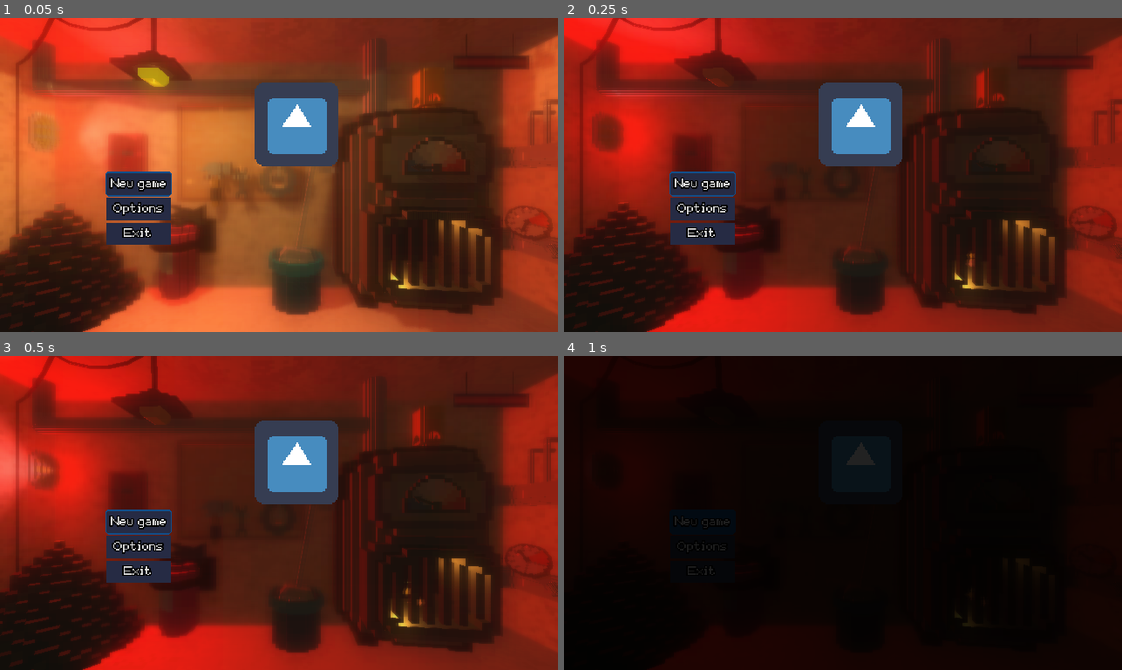
Above: before the commit, frames 1-4 (two rows, left to right).
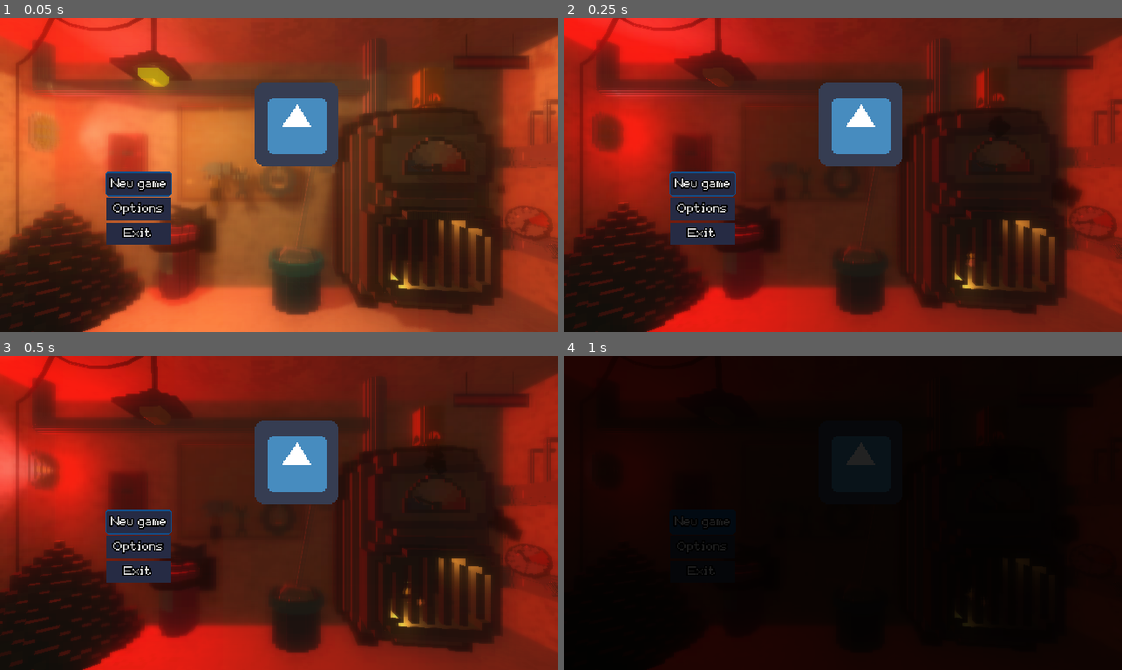
Above: after the commit, the same moments.

Repository: Teanan/ludumdare51
Game: Godot game, scene res://MainMenu/BackgroundMainMenu.tscn
The game is run twice, just before and just after one commit, with the same random seed, the same clock (stepped at 60 frames per second) and the same inputs. The engine's default icon, where the game draws it, is replaced by a stand-in: a white triangle on a blue panel in a dark square. Sound files missing from this copy of the repository are replaced by a short silence.
Inputs:
- Up to frame 1 (0.05 s): no input
- Up to frame 2 (0.25 s): no input
- Up to frame 3 (0.5 s): no input
- Up to frame 4 (1 s): click "New game" at 0.5 s

The runs differ from the first frame. In frame 1, less than 0.1% of the frame differs, in the area x 89-91%, y 53-56%; in frame 2, 0.4%; in frame 3, 0.4%, in the area x 87-94%, y 48-60%; in frame 4, less than 0.1%.

Commit message:
Add smoke to faulty gauges

Diff:
--- a/Events/PressureGauge.gd
+++ b/Events/PressureGauge.gd
@@ -2,6 +2,7 @@
 
 onready var RoomScene = $"../.."
 onready var Gauge = $"../../Boilerco/LargeGauge"
+onready var particles = $"../../Boilerco/LargeGauge/FireParticles/CPUParticles"
 
 export (String) var ActionTool = "Hammer"
 
@@ -15,11 +16,13 @@
 func trigger_event():
 	progress = 0
 	self.input_ray_pickable = true
+	particles.emitting = true
 	Gauge.BUGGED = true
 	print("broken gauge!")
 
 func clear_event():
 	self.input_ray_pickable = false
+	particles.emitting = false
 	$ToolIcon.visible = false
 	Gauge.BUGGED = false
 	$ActionTimer.stop()
--- a/Events/TempGauge.gd
+++ b/Events/TempGauge.gd
@@ -2,6 +2,7 @@
 
 onready var RoomScene = $"../.."
 onready var Gauge = $"../../Boilerco/BoilerAssembly/boiler/Gauge"
+onready var particles = $"../../Boilerco/BoilerAssembly/boiler/Gauge/FireParticles/CPUParticles"
 
 export (String) var ActionTool = "Hammer"
 
@@ -15,11 +16,13 @@
 func trigger_event():
 	progress = 0
 	self.input_ray_pickable = true
+	particles.emitting = true
 	Gauge.BUGGED = true
 	print("broken gauge!")
 
 func clear_event():
 	self.input_ray_pickable = false
+	particles.emitting = false
 	$ToolIcon.visible = false
 	Gauge.BUGGED = false
 	$ActionTimer.stop()
--- a/Levels/BoilerRoom.tscn
+++ b/Levels/BoilerRoom.tscn
@@ -230,6 +230,9 @@
 [node name="ToolIcon" parent="Boilerco/LargeGauge" index="2"]
 transform = Transform( 0.341935, 0.203739, -0.039647, -0.206791, 0.340967, -0.0312966, 0.0178552, 0.04725, 0.396798, 0.283183, 0.656452, 0.453961 )
 
+[node name="FireParticles" parent="Boilerco/LargeGauge" index="4"]
+transform = Transform( 0.118723, 0.0901373, 0.0111558, -0.0695254, 0.10637, -0.0531313, -0.0597576, 0.0553232, 0.0839799, 0.142578, 0.538146, 0.00885248 )
+
 [node name="AngledPipe2" parent="Boilerco/LargeGauge" instance=ExtResource( 12 )]
 transform = Transform( -0.25577, 0.042137, -0.320877, 0.105278, 0.397576, -0.0317073, 0.30603, -0.101554, -0.257271, 0.061684, -0.0521288, -0.0607004 )
 
--- a/Objects/Gauge/Gauge.tscn
+++ b/Objects/Gauge/Gauge.tscn
@@ -1,8 +1,9 @@
-[gd_scene load_steps=4 format=2]
+[gd_scene load_steps=5 format=2]
 
 [ext_resource path="res://Assets/Models/Gauge/jauge_aiguille.glb" type="PackedScene" id=1]
 [ext_resource path="res://Assets/Models/Gauge/jauge_color.glb" type="PackedScene" id=2]
 [ext_resource path="res://Objects/Gauge/Gauge.gd" type="Script" id=3]
+[ext_resource path="res://Objects/SmokeParticles.tscn" type="PackedScene" id=4]
 
 [node name="Gauge" type="Spatial"]
 script = ExtResource( 3 )
@@ -15,3 +16,6 @@
 
 [node name="gauge_pointer" parent="gauge_rotation" instance=ExtResource( 1 )]
 transform = Transform( 0.045, 0, 0, 0, 0.045, 0, 0, 0, 0.045, -0.024, 0.16, 0.08 )
+
+[node name="FireParticles" parent="." instance=ExtResource( 4 )]
+transform = Transform( 0.2, 0, 0, 0, 0.2, 0, 0, 0, 0.2, 0, 0.737742, 0 )
--- a/Objects/Gauge/LargeGauge.tscn
+++ b/Objects/Gauge/LargeGauge.tscn
@@ -1,9 +1,10 @@
-[gd_scene load_steps=6 format=2]
+[gd_scene load_steps=7 format=2]
 
 [ext_resource path="res://Assets/Models/Gauge/jauge_aiguille.glb" type="PackedScene" id=1]
 [ext_resource path="res://Assets/Models/Gauge/Jauge_presure.glb" type="PackedScene" id=2]
 [ext_resource path="res://Objects/Gauge/LargeGauge.gd" type="Script" id=3]
 [ext_resource path="res://Objects/ToolIcon.tscn" type="PackedScene" id=4]
+[ext_resource path="res://Objects/SmokeParticles.tscn" type="PackedScene" id=5]
 
 [sub_resource type="SphereShape" id=1]
 radius = 0.242102
@@ -27,5 +28,8 @@
 transform = Transform( 1, 0, 0, 0, 1, 0, 0, 0, 1, 0, 0.368872, 0 )
 shape = SubResource( 1 )
 
+[node name="FireParticles" parent="." instance=ExtResource( 5 )]
+transform = Transform( 0.2, 0, 0, 0, 0.2, 0, 0, 0, 0.2, 0, 0.67966, 0 )
+
 [connection signal="mouse_entered" from="." to="." method="_on_LargeGauge_mouse_entered"]
 [connection signal="mouse_exited" from="." to="." method="_on_LargeGauge_mouse_exited"]
--- a/Objects/SmokeParticles.tscn
+++ b/Objects/SmokeParticles.tscn
@@ -1,46 +1,22 @@
-[gd_scene load_steps=5 format=2]
+[gd_scene load_steps=4 format=2]
 
-[sub_resource type="SpatialMaterial" id=10]
+[ext_resource path="res://Objects/FireParticles.tscn" type="PackedScene" id=1]
+
+[sub_resource type="SpatialMaterial" id=3]
 flags_transparent = true
 flags_unshaded = true
 vertex_color_use_as_albedo = true
+params_blend_mode = 2
 params_billboard_mode = 3
 particles_anim_h_frames = 1
 particles_anim_v_frames = 1
 particles_anim_loop = false
 
-[sub_resource type="QuadMesh" id=11]
-material = SubResource( 10 )
+[sub_resource type="QuadMesh" id=2]
+material = SubResource( 3 )
 
-[sub_resource type="Curve" id=12]
-_data = [ Vector2( 0, 0.721119 ), 0.0, -1.42035, 0, 0, Vector2( 0.416892, 0.40343 ), 0.0, 0.0, 0, 0, Vector2( 1, 0.154332 ), 0.0, 0.0, 0, 0 ]
+[node name="FireParticles" instance=ExtResource( 1 )]
 
-[sub_resource type="Gradient" id=13]
-colors = PoolColorArray( 0.176758, 0.170559, 0.170559, 1, 0.489258, 0.466803, 0.4457, 1 )
-
-[node name="SmokeParticles" type="Spatial"]
-transform = Transform( 0.2, 0, 0, 0, 0.2, 0, 0, 0, 0.2, 0, 0, 0 )
-
-[node name="CPUParticles" type="CPUParticles" parent="."]
-amount = 12
-lifetime = 0.24
-randomness = 1.0
-local_coords = false
-draw_order = 2
-mesh = SubResource( 11 )
-emission_shape = 2
-emission_box_extents = Vector3( 1, 1, 1 )
-direction = Vector3( 0, 1, 0 )
-spread = 0.0
-gravity = Vector3( 0, 0, 0 )
-initial_velocity = 5.0
-initial_velocity_random = 0.1
-angular_velocity = 4.0
-angular_velocity_random = 0.59
-linear_accel_random = 1.0
-angle = 152.2
-angle_random = 1.0
-scale_amount = 0.5
-scale_amount_random = 0.49
-scale_amount_curve = SubResource( 12 )
-color_ramp = SubResource( 13 )
+[node name="CPUParticles" parent="." index="0"]
+mesh = SubResource( 2 )
+color_ramp = null
